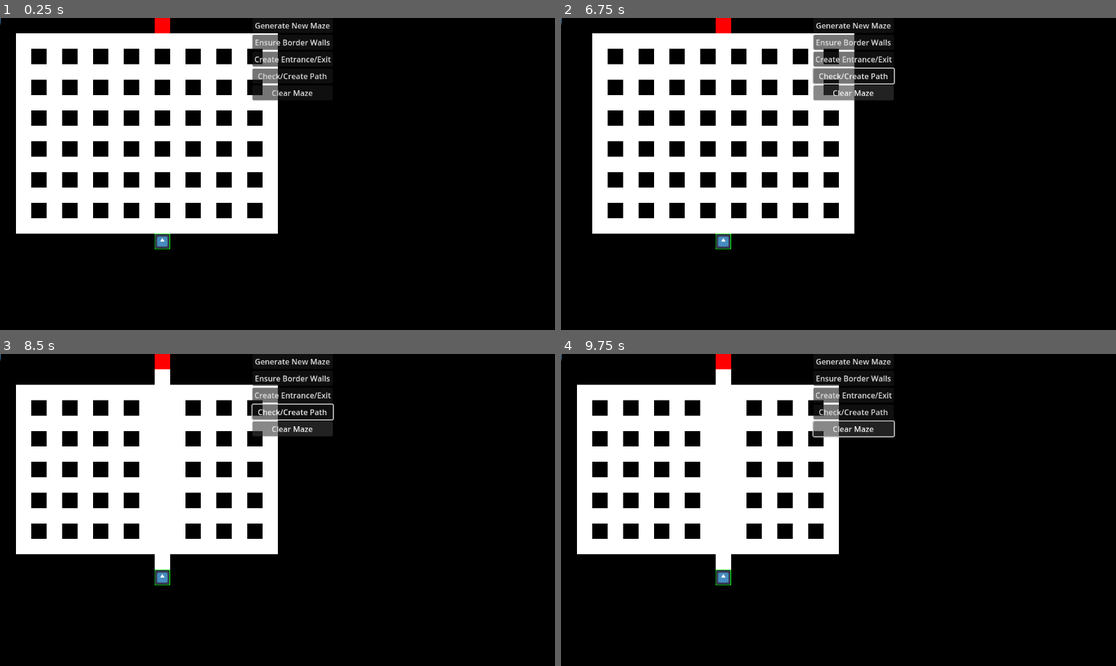
Above: before the commit, frames 1-4 (two rows, left to right).
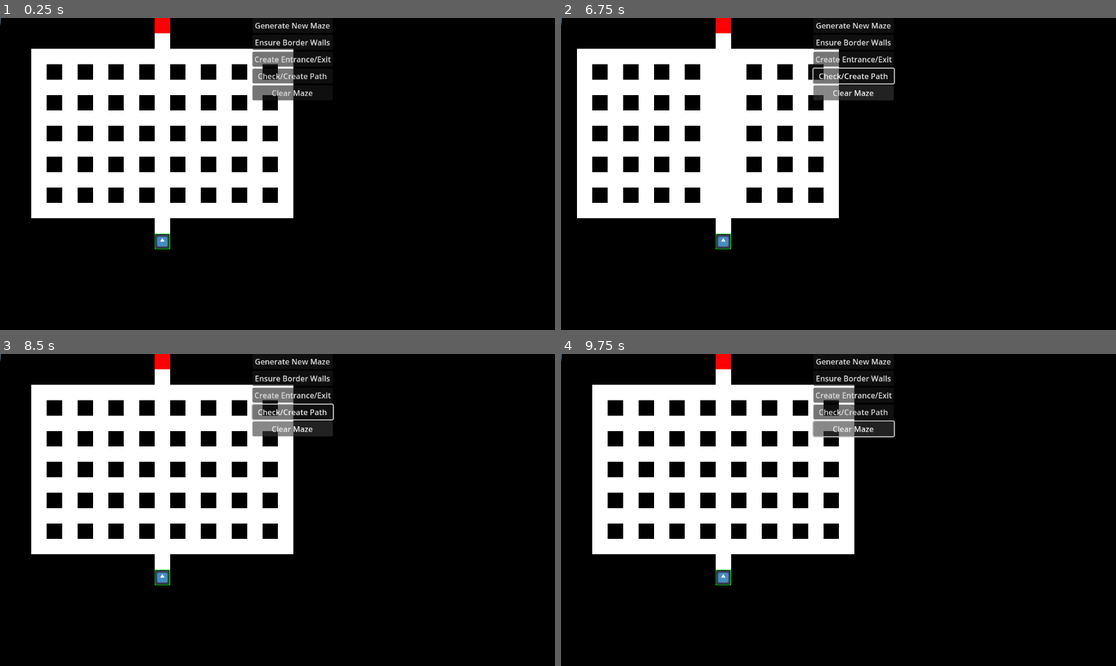
Above: after the commit, the same moments.

Repository: de43gy/complete-darkness-horror-to-pashtet-gamejam
Game: Godot game, scene res://scenes/main/main/main.tscn
The game is run twice, just before and just after one commit, with the same random seed, the same clock (stepped at 60 frames per second) and the same inputs. The engine's default icon, where the game draws it, is replaced by a stand-in: a white triangle on a blue panel in a dark square.
Inputs:
- Up to frame 1 (0.25 s): no input
- Up to frame 2 (6.75 s): click "Generate New Maze" at 0.5 s; click "Generate New Maze" at 1.25 s; click "Ensure Border Walls" at 2 s; click "Check/Create Path" at 2.75 s; click "Clear Maze" at 3.5 s; tap Enter at 4.25, 5.75 s; hold Right (ui_right) 4.28-5.03 s; tap Space (ui_select) at 4.52, 5, 5.27, 6.5 s; hold Down (ui_down) 5.03-5.78 s; hold Right (ui_right) 5.78-6.53 s; hold Up (ui_up) from 6.53 s (still down)
- Up to frame 3 (8.5 s): tap Space (ui_select) at 6.77, 7.52, 8, 8.27 s; tap Enter at 7.25 s; release Up (ui_up) at 7.28 s; hold Left (ui_left) from 7.28 s (still down)
- Up to frame 4 (9.75 s): release Left (ui_left) at 8.78 s; hold Down (ui_down) 8.78-9.53 s; hold Right (ui_right) from 9.53 s (still down)

The runs differ from the first frame. In frame 1, 20% of the frame differs, in the area x 2-53%, y 4-70%; in frame 2, 19%; in frame 3, 13%; in frame 4, 13%.

Commit message:
refactored generate_classic_maze(), split it into multiple functions

Diff:
--- a/scenes/main/labyrinth/labyrinth.gd
+++ b/scenes/main/labyrinth/labyrinth.gd
@@ -162,21 +162,16 @@
 
 	return false
 
+# generate classic maze start
 func generate_classic_maze():
 	print("Classic maze generation started")
 	var start_time = Time.get_ticks_msec()
 	var timeout = 5000  # 5 секунд максимальное время генерации
 
-	# Начинаем с полностью заполненного лабиринта
-	for y in range(HEIGHT):
-		for x in range(WIDTH):
-			maze[y][x] = WALL
-			visited[y][x] = false
-
-	# Выбираем случайную начальную точку
-	var start_x = 1 + randi() % (WIDTH - 2)
-	var start_y = 1 + randi() % (HEIGHT - 2)
-	var stack = [[start_x, start_y]]
+	fill_maze_with_walls()
+
+	var start = get_random_start()
+	var stack = [start]
 
 	while stack:
 		if Time.get_ticks_msec() - start_time > timeout:
@@ -184,25 +179,38 @@
 			generate_simple_maze()
 			return
 
-		var current = stack.pop_back()
-		var x = current[0]
-		var y = current[1]
-
-		if not visited[y][x]:
-			visited[y][x] = true
-			maze[y][x] = PATH
-
-			var neighbors = [[-2, 0], [2, 0], [0, -2], [0, 2]]
-			neighbors.shuffle()
-
-			for neighbor in neighbors:
-				var nx = x + neighbor[0]
-				var ny = y + neighbor[1]
-				if is_valid_position(nx, ny) and not visited[ny][nx]:
-					stack.append([nx, ny])
-					maze[y + neighbor[1]/2][x + neighbor[0]/2] = PATH
+		carve_next_path(stack)
 
 	print("Classic maze generation completed in ", Time.get_ticks_msec() - start_time, " ms")
+
+func fill_maze_with_walls():
+	for y in range(HEIGHT):
+		for x in range(WIDTH):
+			maze[y][x] = WALL
+			visited[y][x] = false
+
+func get_random_start() -> Vector2:
+	return Vector2(1 + randi() % (WIDTH - 2), 1 + randi() % (HEIGHT - 2))
+
+func carve_next_path(stack: Array):
+	var current = stack.pop_back()
+	var x = current.x
+	var y = current.y
+
+	if not visited[y][x]:
+		visited[y][x] = true
+		maze[y][x] = PATH
+
+		var neighbors = [[-2, 0], [2, 0], [0, -2], [0, 2]]
+		neighbors.shuffle()
+
+		for neighbor in neighbors:
+			var nx = x + neighbor[0]
+			var ny = y + neighbor[1]
+			if is_valid_position(nx, ny) and not visited[ny][nx]:
+				stack.append(Vector2(nx, ny))
+				maze[y + neighbor[1] / 2][x + neighbor[0] / 2] = PATH
+# generate classic maze end
 
 func generate_simple_maze():
 	print("Generating simple maze")
